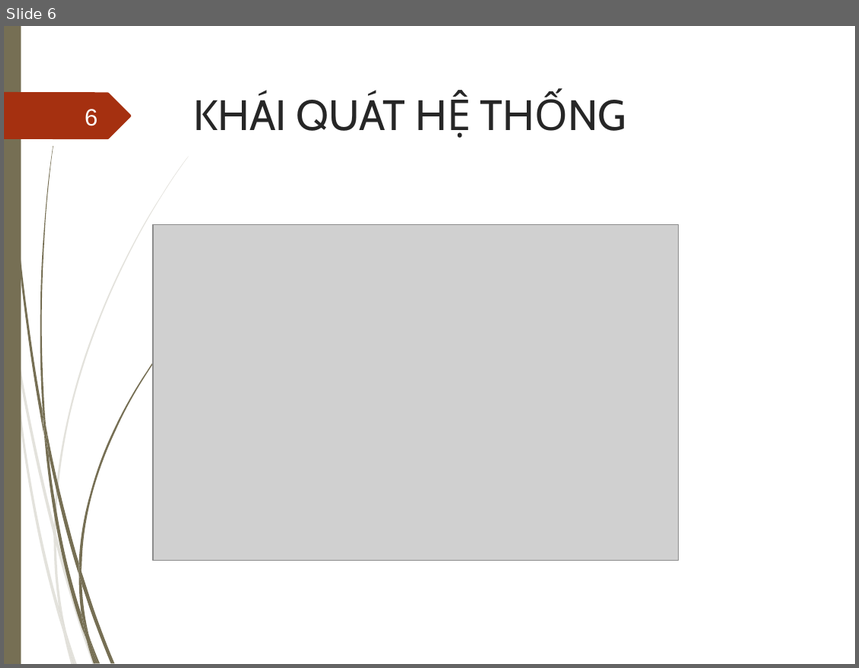
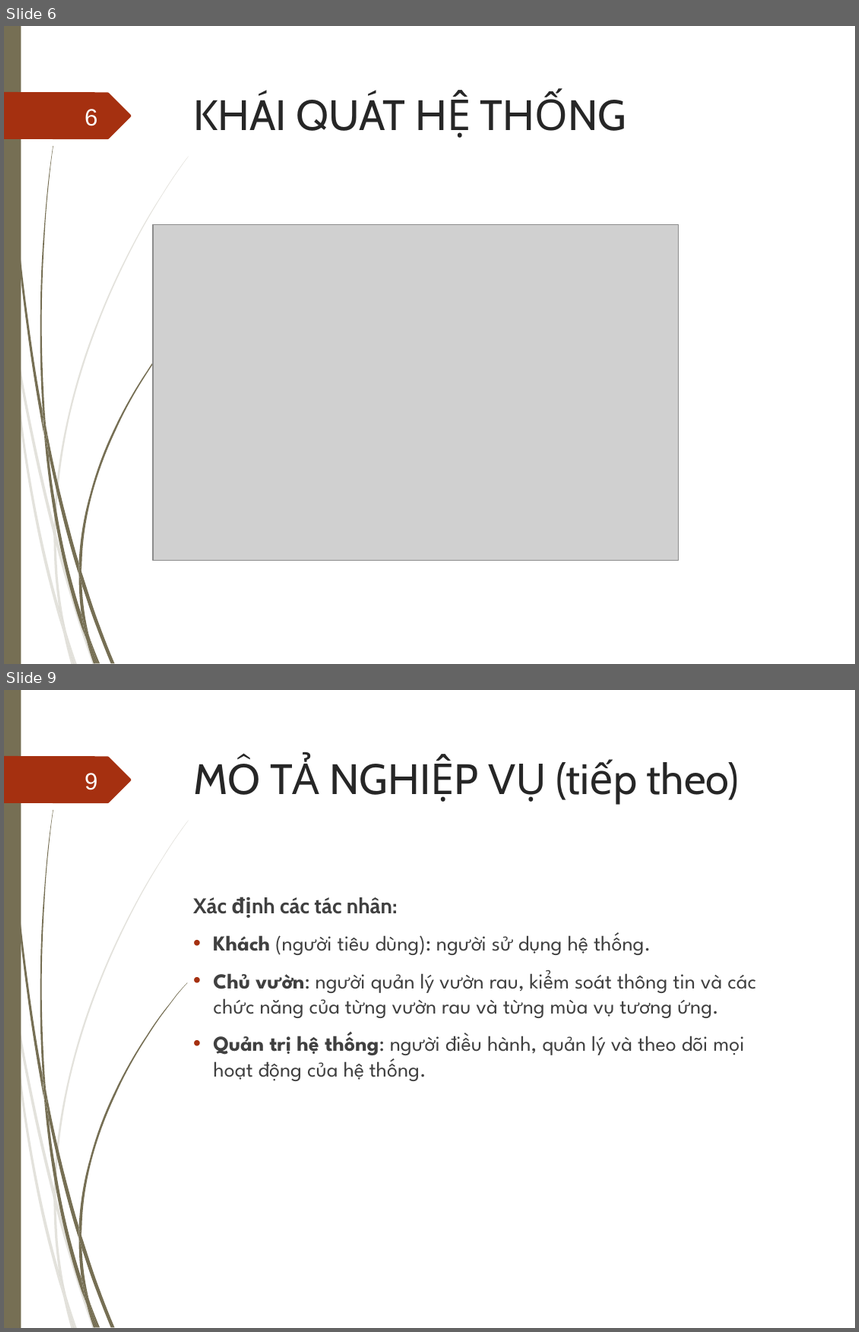
Before and after one commit to Trinhleo/vegetableApp, a slide deck: BÁO-CÁO-ĐỒ-ÁN-TỐT-NGHIỆP - Khanhtrinh.ppt. Shown one above the other, each under a label of ours: slide 6 before the commit, slides 6 and 9 after it; the slides between them are not shown. The pictures are 859x668 and 859x1332 pixels, drawn with LibreOffice and Linux fonts; fonts in the diff are those of the drawing; grey boxes stand for pictures; background and template pictures are left out. Boxes give left, top, right and bottom in pixels: in the first picture for what was removed or moved away, otherwise in the second. Text is boxed around its words. In the diff, an @@ line names an element or a change of style, - is before the commit and + after.

```diff
--- a/BÁO-CÁO-ĐỒ-ÁN-TỐT-NGHIỆP - Khanhtrinh.ppt
+++ b/BÁO-CÁO-ĐỒ-ÁN-TỐT-NGHIỆP - Khanhtrinh.ppt
@@ slide 9 added at box(4, 690, 855, 1328), background picture (left out); not listed: 24 template elements that a slide beside it also shows @@
@@ page number added at box(85, 773, 97, 790), 20 pt, text #FEFFFF @@
+9
@@ title added at box(193, 758, 740, 800), 36 pt, text #262626 @@
+MÔ TẢ NGHIỆP VỤ (tiếp theo)
@@ text added at box(193, 897, 756, 1081), 18 pt, text #404040 @@
+Xác định các tác nhân:
+• Khách (người tiêu dùng): người sử dụng hệ thống.
+• Chủ vườn: người quản lý vườn rau, kiểm soát thông tin và các chức năng của từng vườn rau và từng mùa vụ tương ứng.
+• Quản trị hệ thống: người điều hành, quản lý và theo dõi mọi hoạt động của hệ thống.
```
Also in this commit, not shown: 1 slide changed, 6 other slides added, 14 other files.
